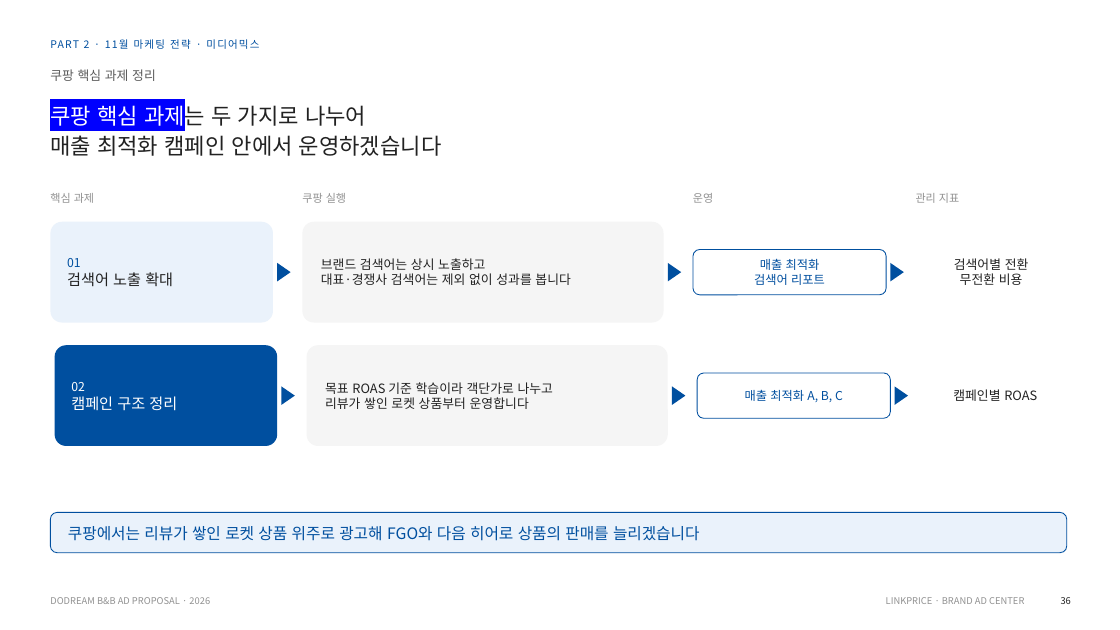
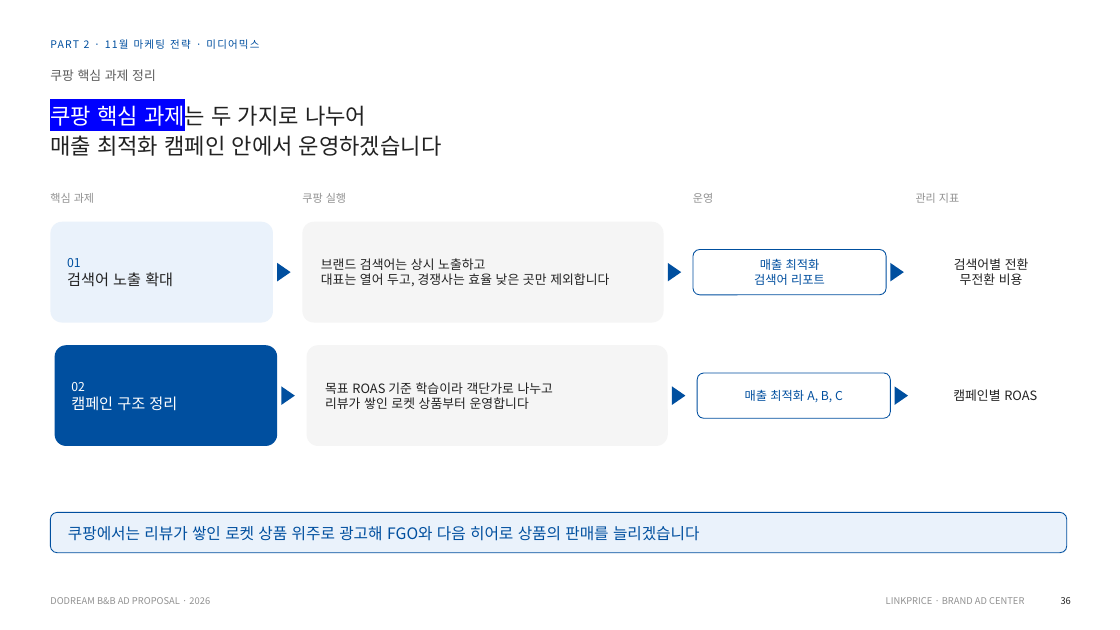
Before and after one commit to sonnet24/mypage, a slide deck: slide 7 of 쿠팡_오픈마켓_11월_261013_취합본.pptx. Drawn at 1120x630 pixels with LibreOffice and Linux fonts; fonts in the diff are those of the drawing. Boxes give left, top, right and bottom in pixels: in the first picture for what was removed or moved away, otherwise in the second. Text is boxed around its words. In the diff, an @@ line names an element or a change of style, - is before the commit and + after.

```diff
--- a/쿠팡_오픈마켓_11월_261013_취합본.pptx
+++ b/쿠팡_오픈마켓_11월_261013_취합본.pptx
@@ text at [321,273,609,286]: text changed @@
-대표·경쟁사 검색어는 제외 없이 성과를 봅니다
+대표는 열어 두고, 경쟁사는 효율 낮은 곳만 제외합니다
```
Also in this commit, not shown: 3 other slides changed.
